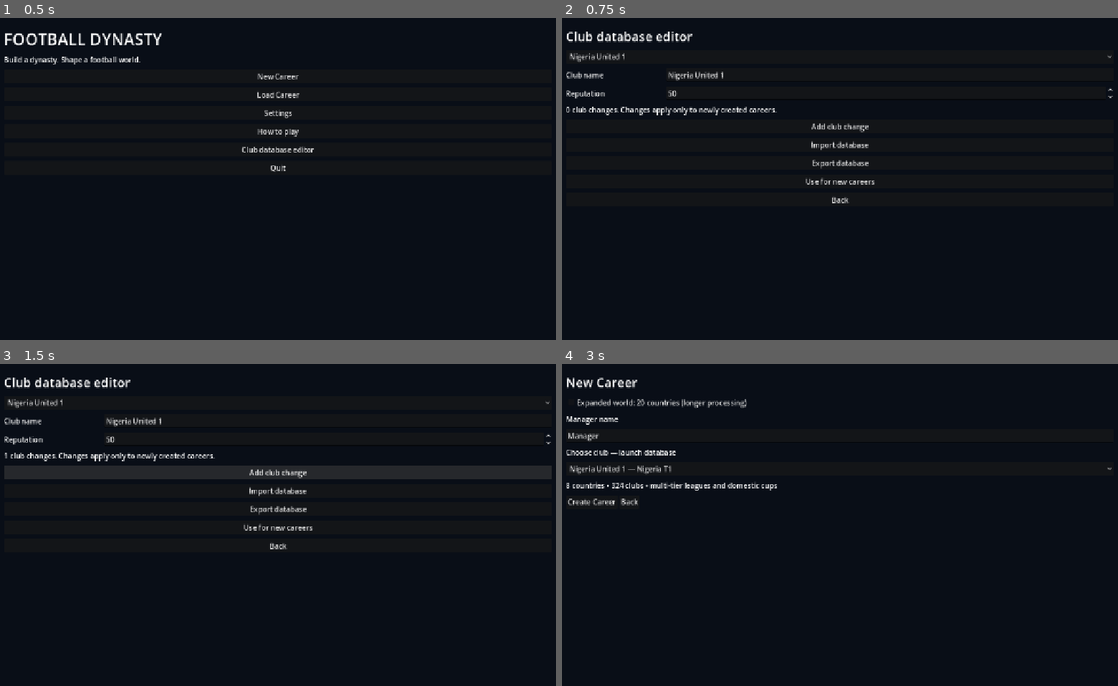
Above: before the commit, frames 1-4 (two rows, left to right).
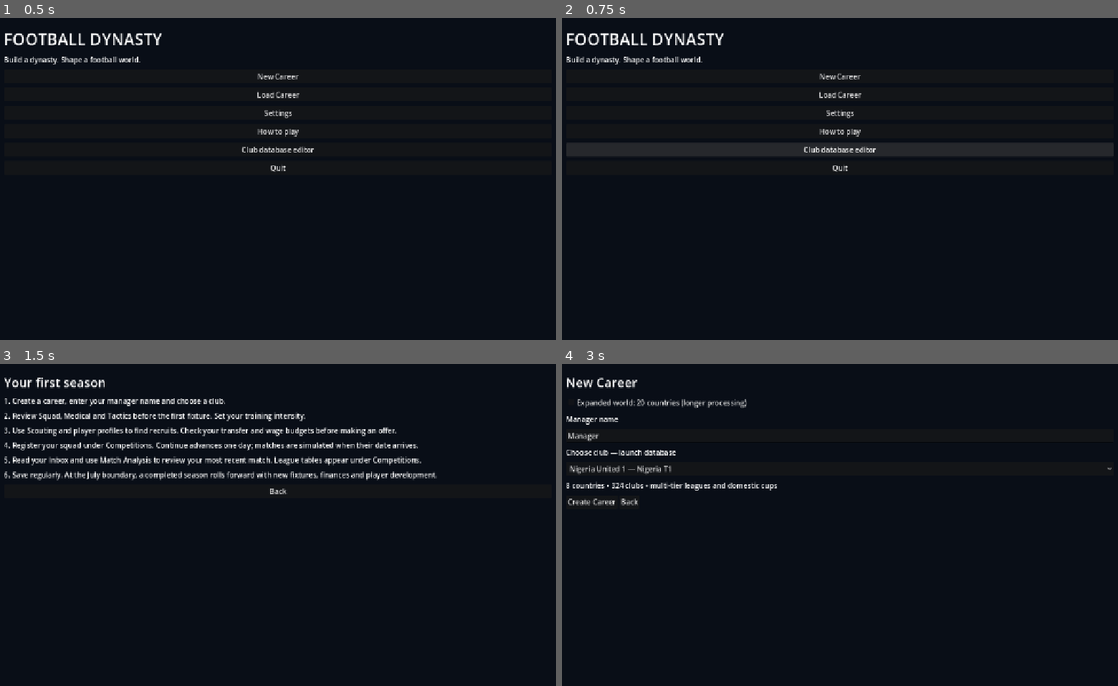
Above: after the commit, the same moments.

Repository: eghosa001/football-manager
Game: Godot game, scene res://game/scenes/career_app.tscn
Two runs of this game, one before a commit and one after it. Both use one fixed random seed, a clock stepped at 60 frames per second and the inputs below.
Inputs (mouse positions are in pixels of both pictures, inside the frame that each line leads up to):
- Up to frame 1 (0.5 s): no input
- Up to frame 2 (0.75 s): click "Club database editor" at 0.5 s
- Up to frame 3 (1.5 s): click (278, 473) at 1.25 s, where only the run before the commit has a clickable "Add club change"
- Up to frame 4 (3 s): click "Back" at 2 s; click "New Career" at 2.75 s

Frame 1 is identical in both runs. In frame 2, 4.2% of the frame differs, in the area x 0-100%, y 4-58%; in frame 3, 9.0%; in frame 4, less than 0.1%.
Error after the commit: Parse Error: Cannot infer the type of "count" variable because the value doesn't have a set type. (res://game/career/database_editor.gd:137)

Commit message:
Complete graphical multi-entity database mod editor

Diff:
--- a/game/career/database_editor.gd
+++ b/game/career/database_editor.gd
@@ -1,94 +1,224 @@
 extends RefCounted
 
 const Editor = preload("res://tools/modding/mod_editor.gd")
+const Loader = preload("res://tools/modding/mod_loader.gd")
 const Catalog = preload("res://data/launch_catalog.gd")
+const LaunchWorldBuilder = preload("res://data/launch_world_builder.gd")
+
 var app: Control
 var mod: Dictionary
-var clubs: Array
-var selector: OptionButton
-var club_name: LineEdit
-var reputation: SpinBox
+var collection_selector: OptionButton
+var entity_selector: OptionButton
+var field_selector: OptionButton
+var value_input: LineEdit
 var notice: Label
+var _catalog: Dictionary = {}
+var _full_world: Dictionary = {}
+var _collections := ["clubs", "countries", "players", "staff", "competitions"]
 
 func _init(owner_app: Control, current: Dictionary = {}) -> void:
 	app = owner_app
-	mod = current.duplicate(true) if not current.is_empty() else Editor.new().create_mod("custom-clubs", "Custom clubs")
-	clubs = Catalog.new().build(0, bool(app.get("expanded_world"))).clubs
+	mod = current.duplicate(true) if not current.is_empty() else Editor.new().create_mod("custom-database", "Custom database")
+	_catalog = Catalog.new().build(0, bool(app.get("expanded_world")))
 
 func show() -> void:
 	var box: VBoxContainer = app.call("_clear")
-	app.call("_add_heading", box, tr("Club database editor"), 28)
-	selector = OptionButton.new()
-	for club in clubs: selector.add_item(String(club.name))
-	box.add_child(selector)
-	club_name = LineEdit.new()
-	box.add_child(app.call("_labeled", tr("Club name"), club_name))
-	reputation = SpinBox.new(); reputation.min_value = 1; reputation.max_value = 100; reputation.value = 50
-	box.add_child(app.call("_labeled", tr("Reputation"), reputation))
-	selector.item_selected.connect(_select)
-	_select(0)
-	notice = Label.new(); notice.autowrap_mode = TextServer.AUTOWRAP_WORD_SMART; box.add_child(notice)
-	app.call("_add_button", box, tr("Add club change"), _add_change)
-	app.call("_add_button", box, tr("Import database"), _file_dialog.bind(false))
-	app.call("_add_button", box, tr("Export database"), _file_dialog.bind(true))
-	app.call("_add_button", box, tr("Use for new careers"), func():
-		app.set("custom_database", mod.duplicate(true))
-		app.call("_show_main_menu")
-	)
+	app.call("_add_heading", box, tr("Database & mod editor"), 28)
+	var intro := Label.new()
+	intro.text = tr("Edit supported clubs, countries, players, staff and competition rules. Every change is validated and applies only to newly created careers.")
+	intro.autowrap_mode = TextServer.AUTOWRAP_WORD_SMART
+	box.add_child(intro)
+
+	collection_selector = OptionButton.new()
+	for collection in _collections: collection_selector.add_item(collection.capitalize())
+	box.add_child(app.call("_labeled", tr("Collection"), collection_selector))
+
+	entity_selector = OptionButton.new()
+	box.add_child(app.call("_labeled", tr("Entity"), entity_selector))
+	field_selector = OptionButton.new()
+	box.add_child(app.call("_labeled", tr("Field"), field_selector))
+	value_input = LineEdit.new()
+	value_input.placeholder_text = tr("Value; JSON is accepted for arrays and dictionaries")
+	box.add_child(app.call("_labeled", tr("Value"), value_input))
+
+	collection_selector.item_selected.connect(_select_collection)
+	entity_selector.item_selected.connect(_select_entity)
+	field_selector.item_selected.connect(_select_field)
+
+	notice = Label.new()
+	notice.autowrap_mode = TextServer.AUTOWRAP_WORD_SMART
+	box.add_child(notice)
+
+	var actions := HBoxContainer.new(); box.add_child(actions)
+	app.call("_add_button", actions, tr("Apply field change"), _apply_change)
+	app.call("_add_button", actions, tr("Remove entity patch"), _remove_patch)
+	app.call("_add_button", actions, tr("Validate mod"), _validate)
+
+	var files := HBoxContainer.new(); box.add_child(files)
+	app.call("_add_button", files, tr("Import database/mod"), _file_dialog.bind(false))
+	app.call("_add_button", files, tr("Export database/mod"), _file_dialog.bind(true))
+	app.call("_add_button", files, tr("Use for new careers"), _use_mod)
 	app.call("_add_button", box, tr("Back"), app.call.bind("_show_main_menu"))
-	_update_notice()
-
-func _select(index: int) -> void:
-	club_name.text = String(clubs[index].name)
-	reputation.value = 50
-	for patch in mod.get("patches", {}).get("clubs", []):
-		if String(patch.id) == String(clubs[index].id):
-			club_name.text = String(patch.get("name", club_name.text))
-			reputation.value = int(patch.get("reputation", 50))
-
-func _add_change() -> void:
-	if club_name.text.strip_edges().is_empty():
-		notice.text = tr("Enter a club name."); return
-	var id := String(clubs[selector.selected].id)
+	_select_collection(0)
+	_update_notice()
+
+func _select_collection(index: int) -> void:
+	if collection_selector == null: return
+	collection_selector.select(clampi(index, 0, _collections.size() - 1))
+	entity_selector.clear()
+	var collection := _collection_name()
+	var values := _entities(collection)
+	for entity in values:
+		entity_selector.add_item(_display_name(entity))
+	field_selector.clear()
+	for field in Loader.ALLOWED_PATCH_KEYS.get(collection, []): field_selector.add_item(String(field))
+	if entity_selector.item_count > 0: _select_entity(0)
+	elif value_input != null: value_input.text = ""
+	_update_notice()
+
+func _select_entity(index: int) -> void:
+	if entity_selector.item_count == 0: return
+	entity_selector.select(clampi(index, 0, entity_selector.item_count - 1))
+	_select_field(field_selector.selected if field_selector.selected >= 0 else 0)
+
+func _select_field(index: int) -> void:
+	if field_selector.item_count == 0 or entity_selector.item_count == 0: return
+	field_selector.select(clampi(index, 0, field_selector.item_count - 1))
+	var entity := _selected_entity()
+	var field := field_selector.get_item_text(field_selector.selected)
+	var value = entity.get(field, "")
+	var patch := _current_patch(_collection_name(), String(entity.get("id", "")))
+	if patch.has(field): value = patch[field]
+	value_input.text = _format_value(value)
+
+func _apply_change() -> void:
+	var entity := _selected_entity()
+	if entity.is_empty(): notice.text = tr("Select an entity first."); return
+	var collection := _collection_name()
+	var field := field_selector.get_item_text(field_selector.selected) if field_selector.item_count > 0 else ""
+	if field == "": notice.text = tr("Select a field first."); return
+	var parsed := _parse_value(value_input.text, entity.get(field, null))
+	if not bool(parsed.ok): notice.text = tr("Invalid value for %s.") % field; return
+	var id := String(entity.get("id", ""))
+	var previous := _current_patch(collection, id).duplicate(true)
+	previous.erase("id")
+	previous[field] = parsed.value
 	var editor = Editor.new()
-	var removed: Dictionary = editor.remove_patch(mod, "clubs", id)
-	var result: Dictionary = editor.add_patch(removed.mod, "clubs", id, {"name":club_name.text.strip_edges(),"reputation":int(reputation.value)})
-	if not bool(result.ok): notice.text = String(result.error); return
+	var removed: Dictionary = editor.remove_patch(mod, collection, id)
+	var result: Dictionary = editor.add_patch(removed.mod, collection, id, previous)
+	if not bool(result.ok): notice.text = tr("Change rejected: %s") % String(result.error); return
 	mod = result.mod
 	_update_notice()
 
+func _remove_patch() -> void:
+	var entity := _selected_entity()
+	if entity.is_empty(): return
+	var result := Editor.new().remove_patch(mod, _collection_name(), String(entity.get("id", "")))
+	if bool(result.ok): mod = result.mod
+	_select_field(field_selector.selected)
+	_update_notice()
+
+func _validate() -> void:
+	var result := Editor.new().validate_project(mod)
+	notice.text = tr("Mod validation passed.") if bool(result.get("ok", false)) else tr("Validation failed: %s") % String(result.get("error", "unknown"))
+
+func _use_mod() -> void:
+	var validation := Editor.new().validate_project(mod)
+	if not bool(validation.get("ok", false)):
+		notice.text = tr("Cannot use this mod: %s") % String(validation.get("error", "invalid")); return
+	app.set("custom_database", mod.duplicate(true))
+	app.call("_show_main_menu")
+
 func _update_notice() -> void:
-	notice.text = tr("%d club changes. Changes apply only to newly created careers.") % mod.get("patches", {}).get("clubs", []).size()
+	if notice == null: return
+	var counts: Array[String] = []
+	var total := 0
+	for collection in _collections:
+		var count := mod.get("patches", {}).get(collection, []).size()
+		if count > 0: counts.append("%s: %d" % [collection, count]); total += count
+	notice.text = tr("%d patched entities") % total
+	if not counts.is_empty(): notice.text += " • " + " • ".join(counts)
 
 func _file_dialog(saving: bool) -> void:
 	var dialog := FileDialog.new()
 	dialog.access = FileDialog.ACCESS_FILESYSTEM
 	dialog.file_mode = FileDialog.FILE_MODE_SAVE_FILE if saving else FileDialog.FILE_MODE_OPEN_FILE
-	dialog.filters = PackedStringArray(["*.json ; Club database"])
-	dialog.current_file = "custom-clubs.json" if saving else ""
+	dialog.filters = PackedStringArray(["*.json ; Football Dynasty mod/database"])
+	dialog.current_file = "custom-database.json" if saving else ""
 	app.add_child(dialog)
 	dialog.file_selected.connect(func(path: String):
 		if saving:
 			var err: Error = Editor.new().export_mod(path, mod)
-			notice.text = tr("Database exported.") if err == OK else tr("Database export failed.")
+			notice.text = tr("Database/mod exported.") if err == OK else tr("Export failed (%d).") % err
 		else:
 			var imported: Dictionary = Editor.new().import_mod(path)
 			if bool(imported.get("ok", false)) and _editable(imported):
 				mod = {"metadata":imported.metadata,"patches":imported.patches}
-				_select(selector.selected); _update_notice()
-			else: notice.text = tr("This file is not a compatible club database.")
+				_select_collection(collection_selector.selected)
+				_update_notice()
+			else:
+				notice.text = tr("This file is not a compatible Football Dynasty mod.")
 		dialog.queue_free()
 	)
 	dialog.canceled.connect(dialog.queue_free)
 	dialog.popup_centered_ratio(0.75)
 
 func _editable(data: Dictionary) -> bool:
-	var valid_ids := {}
-	for club in clubs: valid_ids[String(club.id)] = true
-	for collection in data.patches:
-		if String(collection) != "clubs": return false
-		for patch in data.patches[collection]:
-			if not valid_ids.has(String(patch.id)): return false
-			for key in patch:
-				if String(key) not in ["id", "name", "reputation"]: return false
-	return true
+	var patches: Dictionary = data.get("patches", {})
+	for collection in patches.keys():
+		var name := String(collection)
+		if name not in _collections: return false
+		var valid_ids := {}
+		for entity in _entities(name): valid_ids[String(entity.get("id", ""))] = true
+		for patch in patches[collection]:
+			if not valid_ids.has(String(patch.get("id", ""))): return false
+	return bool(Loader.new().validate_mod(data).get("ok", false))
+
+func _collection_name() -> String:
+	return _collections[clampi(collection_selector.selected, 0, _collections.size() - 1)]
+
+func _entities(collection: String) -> Array:
+	if collection in ["clubs", "countries"]:
+		return _catalog.get(collection, [])
+	if _full_world.is_empty():
+		_full_world = LaunchWorldBuilder.new().build(12345, 0, 25, bool(app.get("expanded_world")))
+	return _full_world.get(collection, [])
+
+func _selected_entity() -> Dictionary:
+	var values := _entities(_collection_name())
+	if values.is_empty() or entity_selector.selected < 0 or entity_selector.selected >= values.size(): return {}
+	return values[entity_selector.selected]
+
+func _current_patch(collection: String, id: String) -> Dictionary:
+	for patch in mod.get("patches", {}).get(collection, []):
+		if String(patch.get("id", "")) == id: return patch
+	return {}
+
+func _display_name(entity: Dictionary) -> String:
+	var name := String(entity.get("name", "")).strip_edges()
+	if name == "": name = (String(entity.get("first_name", "")) + " " + String(entity.get("last_name", ""))).strip_edges()
+	if name == "": name = String(entity.get("id", "Entity"))
+	var suffix := String(entity.get("position", entity.get("role", "")))
+	return name + (" — " + suffix if suffix != "" else "")
+
+func _format_value(value) -> String:
+	if typeof(value) in [TYPE_DICTIONARY, TYPE_ARRAY]: return JSON.stringify(value)
+	if typeof(value) == TYPE_BOOL: return "true" if value else "false"
+	return String(value)
+
+func _parse_value(text: String, current) -> Dictionary:
+	var clean := text.strip_edges()
+	if typeof(current) in [TYPE_DICTIONARY, TYPE_ARRAY] or clean.begins_with("{") or clean.begins_with("["):
+		var parsed = JSON.parse_string(clean)
+		if parsed == null or typeof(parsed) not in [TYPE_DICTIONARY, TYPE_ARRAY]: return {"ok":false}
+		return {"ok":true,"value":parsed}
+	if typeof(current) == TYPE_BOOL:
+		if clean.to_lower() not in ["true", "false"]: return {"ok":false}
+		return {"ok":true,"value":clean.to_lower() == "true"}
+	if typeof(current) in [TYPE_INT, TYPE_FLOAT]:
+		if not clean.is_valid_float(): return {"ok":false}
+		return {"ok":true,"value":float(clean) if typeof(current) == TYPE_FLOAT else int(float(clean))}
+	# Unknown fields are interpreted conservatively: valid numeric text becomes a number,
+	# otherwise it remains text. Loader validation is still the final authority.
+	if clean.is_valid_float(): return {"ok":true,"value":float(clean)}
+	return {"ok":true,"value":clean}
